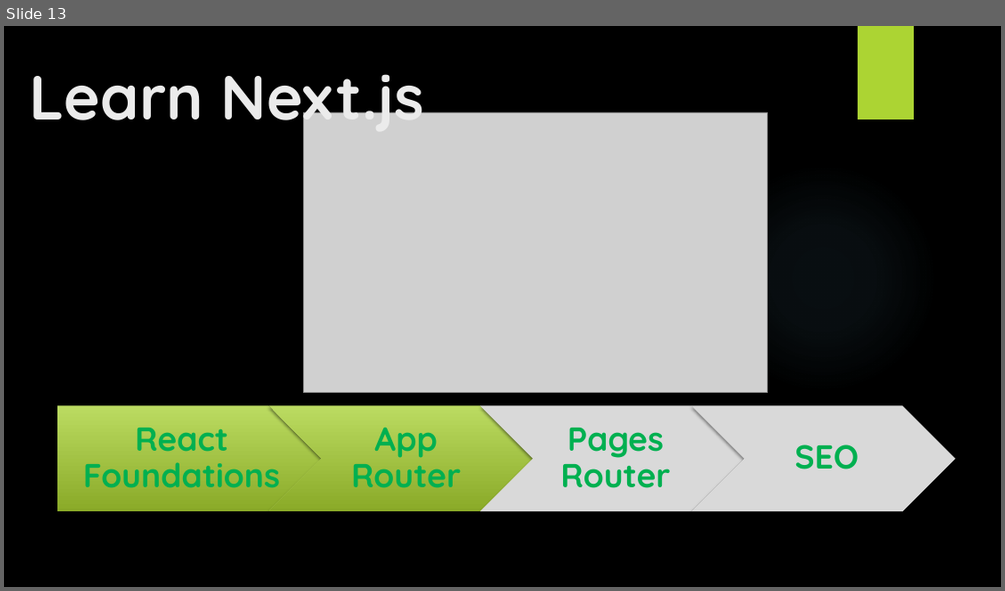
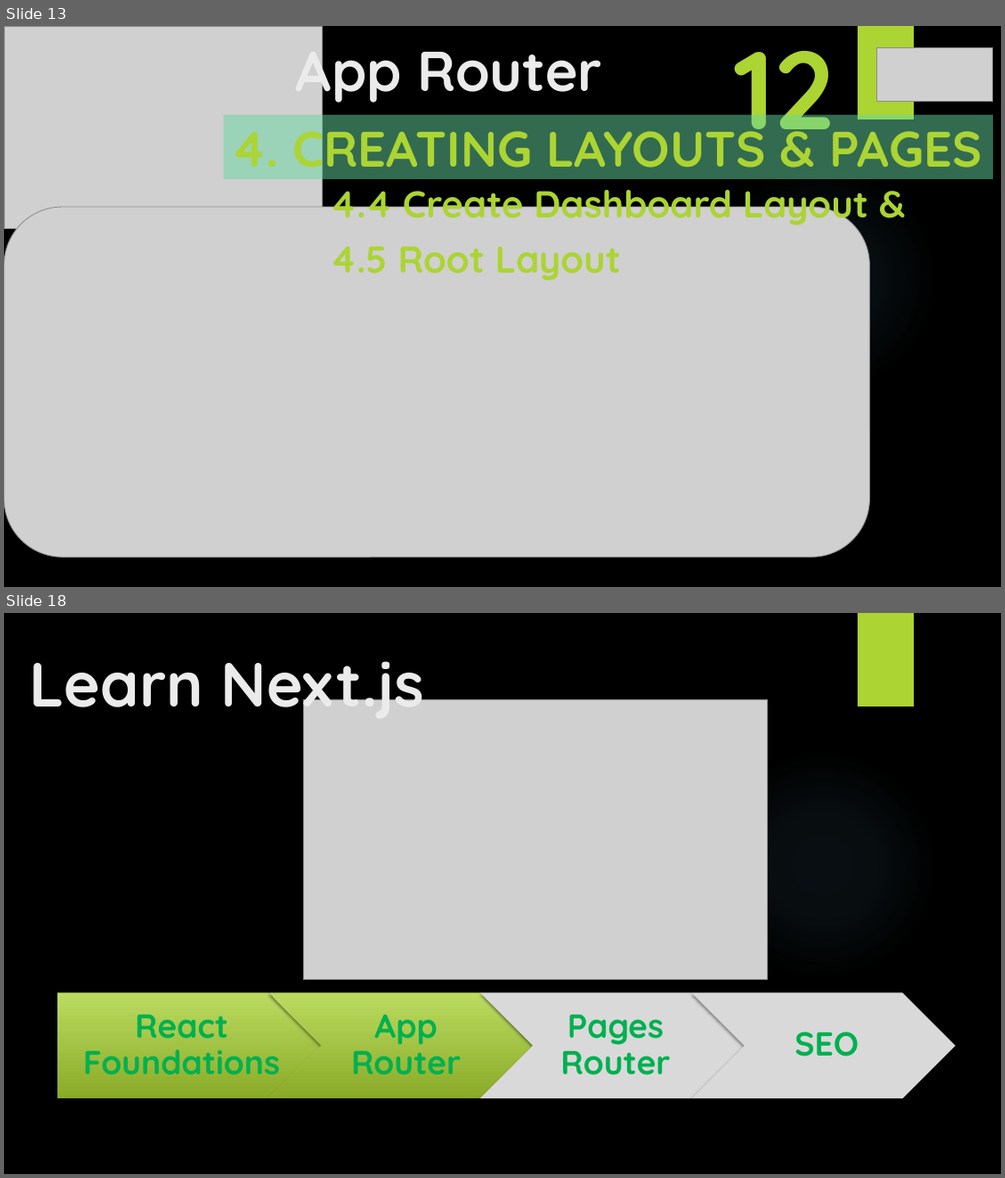
Before and after one commit to yasenstar/learn_javascript, a slide deck: learn_nextjs/2_App_Router/App_Router.pptx. Shown one above the other, each under a label of ours: slide 13 before the commit, slides 13 and 18 after it; the slides between them are not shown. The pictures are 1005x591 and 1005x1178 pixels, drawn with LibreOffice and Linux fonts; fonts in the diff are those of the drawing; grey boxes stand for pictures; background and template pictures are left out. Boxes give left, top, right and bottom in pixels: in the first picture for what was removed or moved away, otherwise in the second. Text is boxed around its words. In the diff, an @@ line names an element or a change of style, - is before the commit and + after.

```diff
--- a/learn_nextjs/2_App_Router/App_Router.pptx
+++ b/learn_nextjs/2_App_Router/App_Router.pptx
@@ slide 13 added at box(4, 26, 1001, 587), background picture (left out); not listed: 2 template elements that a slide beside it also shows @@
@@ picture added at box(4, 26, 323, 229) @@
@@ title added at box(296, 33, 602, 106), 54 pt, text #EBEBEB, bold @@
+App Router
@@ text added at box(734, 26, 833, 158), 106.4 pt, text #ACD433, bold @@
+12
@@ picture added at box(877, 48, 993, 102) @@
@@ subtitle added at box(224, 115, 994, 179), fill #65D6A0 at 50% opacity, 48 pt, text #ACD433, bold @@
+4. CREATING LAYOUTS & PAGES
@@ text added at box(330, 178, 868, 281), 36 pt, text #ACD433, bold @@
+4.4 Create Dashboard Layout &
+4.5 Root Layout
@@ picture added at box(4, 207, 870, 557) @@
@@ what was slide 13 is now slide 18 @@
```
Also in this commit, not shown: 4 other slides added, 18 other files.
